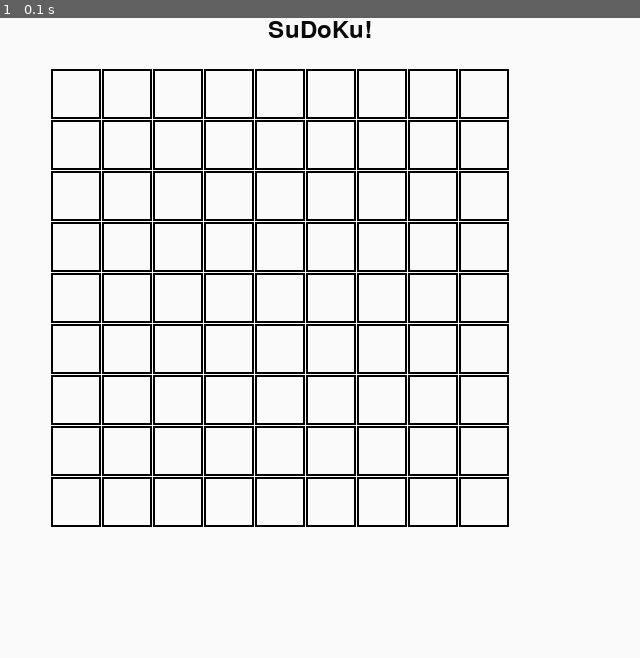
Above: before the commit, frame 1.
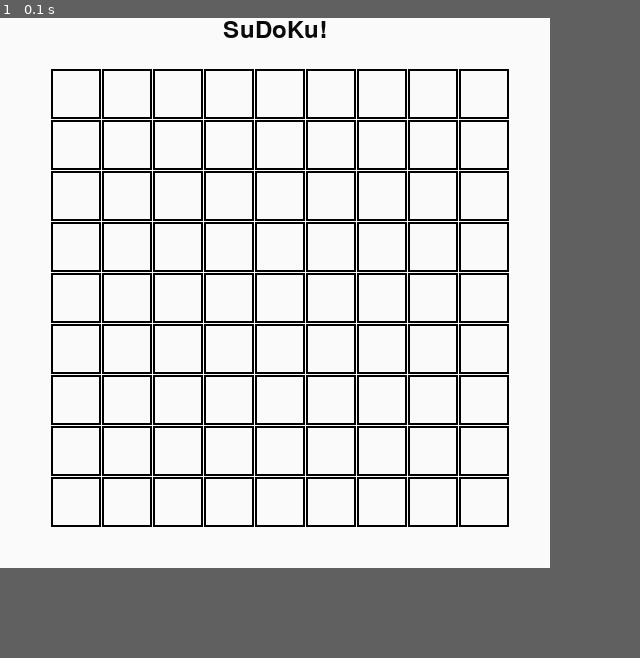
Above: after the commit, the same moment.

Repository: Perzival1312/sudoku
Game: pygame game, started from main.py
The game is run twice, just before and just after one commit, with the same random seed, the same clock (stepped at 60 frames per second) and the same inputs.
Inputs:
- Up to frame 1 (0.1 s): no input
In our replay, the window is 640x640 before the commit and 550x550 after it. These sizes can differ from the game's own. Grey fills any space a smaller window leaves; there, only what the larger window draws over its background counts as a difference.

The runs differ from the first frame. In frame 1, 0.4% of the frame differs, in the area x 34-58%, y 0-4%.

Commit message:
comments!

Diff:
--- a/main.py
+++ b/main.py
@@ -203,30 +203,41 @@
     print('\nYou have successfully completed this Sudoku puzzle!!')
 
 def main_game_loop_func_pygame(board):
+    # size of sudoku boxes
+    r_size = 50
     pg.init()
-    screen = pg.display.set_mode((640, 640))
+    # window size
+    screen = pg.display.set_mode((11*r_size, 11*r_size))
+    # window title
     pg.display.set_caption('SuDoKu')
     # pg.mouse.set_visible(0)
+    # generate white background surface
     background = pg.Surface(screen.get_size())
     background = background.convert()
     background.fill((250, 250, 250))
+    # Draw title inside of window
     if pg.font:
         font = pg.font.Font(None, 36)
         text = font.render("SuDoKu!", 1, (10, 10, 10))
         textpos = text.get_rect(centerx=background.get_width()/2)
         background.blit(text, textpos)
+    # Draw updated screen with text
     screen.blit(background, (0, 0))
     pg.display.flip()
+    # initialize clock
     clock = pg.time.Clock()
+    # all of the squares for the sudoku grid
     border_rects = []
-    r_size = 50
     for x in range(1, 10):
         for y in range(1, 10):
             border_rects.append(pg.rect.Rect((x+x*r_size, y+y*r_size),(r_size, r_size)))
+    # drawing the squares
     for rect in border_rects:
         pg.draw.rect(background, [0,0,0], rect, 2)
+    #  TODO: draw in text from the board array passed in
 
     while 1:
+        # 60 fps max
         clock.tick(60)
         for event in pg.event.get():
             # Exit events
@@ -234,6 +245,7 @@
                 return
             elif event.type == KEYDOWN and event.key == K_ESCAPE:
                 return
+        # uredraws updated screen
         screen.blit(background, (0, 0))
         pg.display.flip()
 
